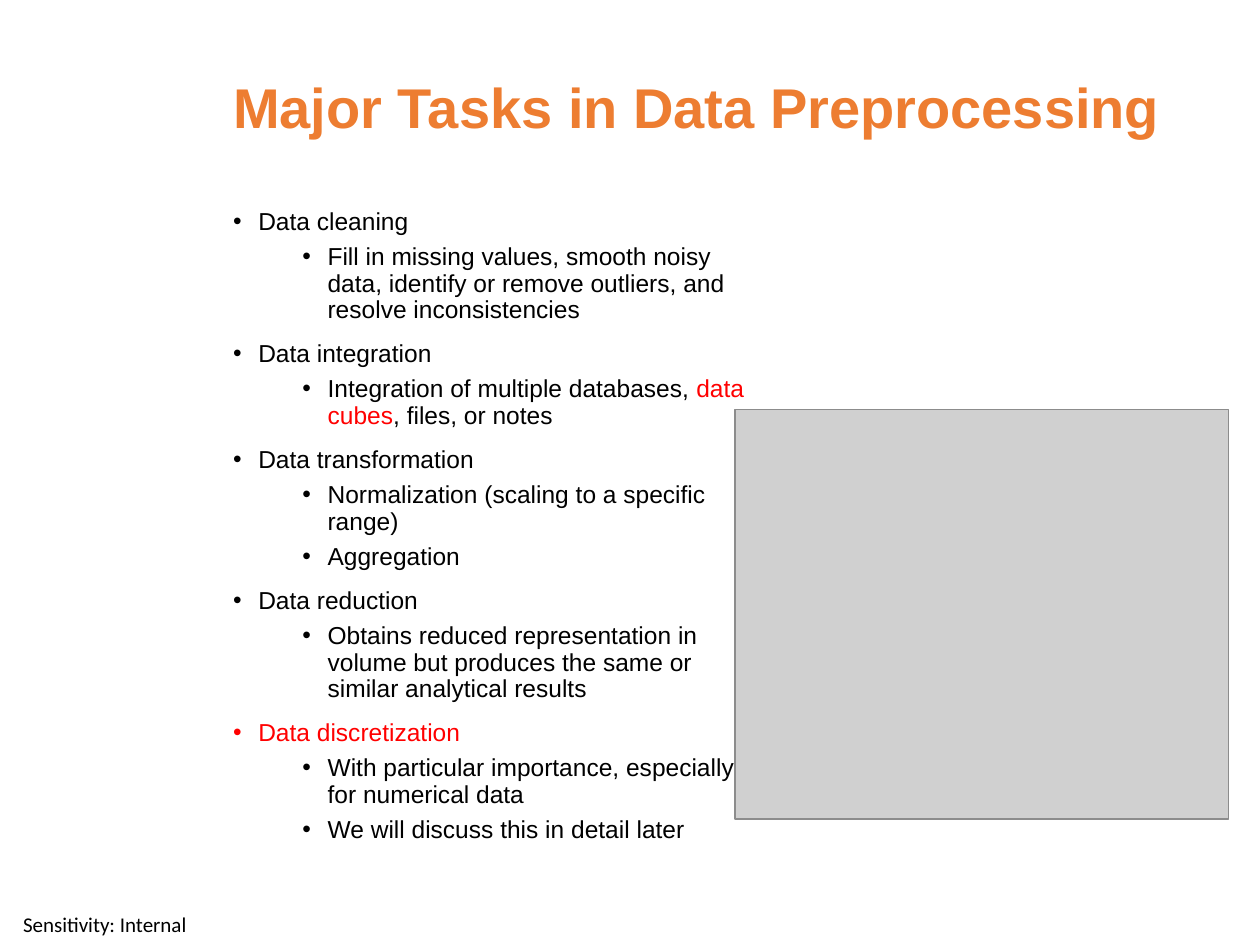
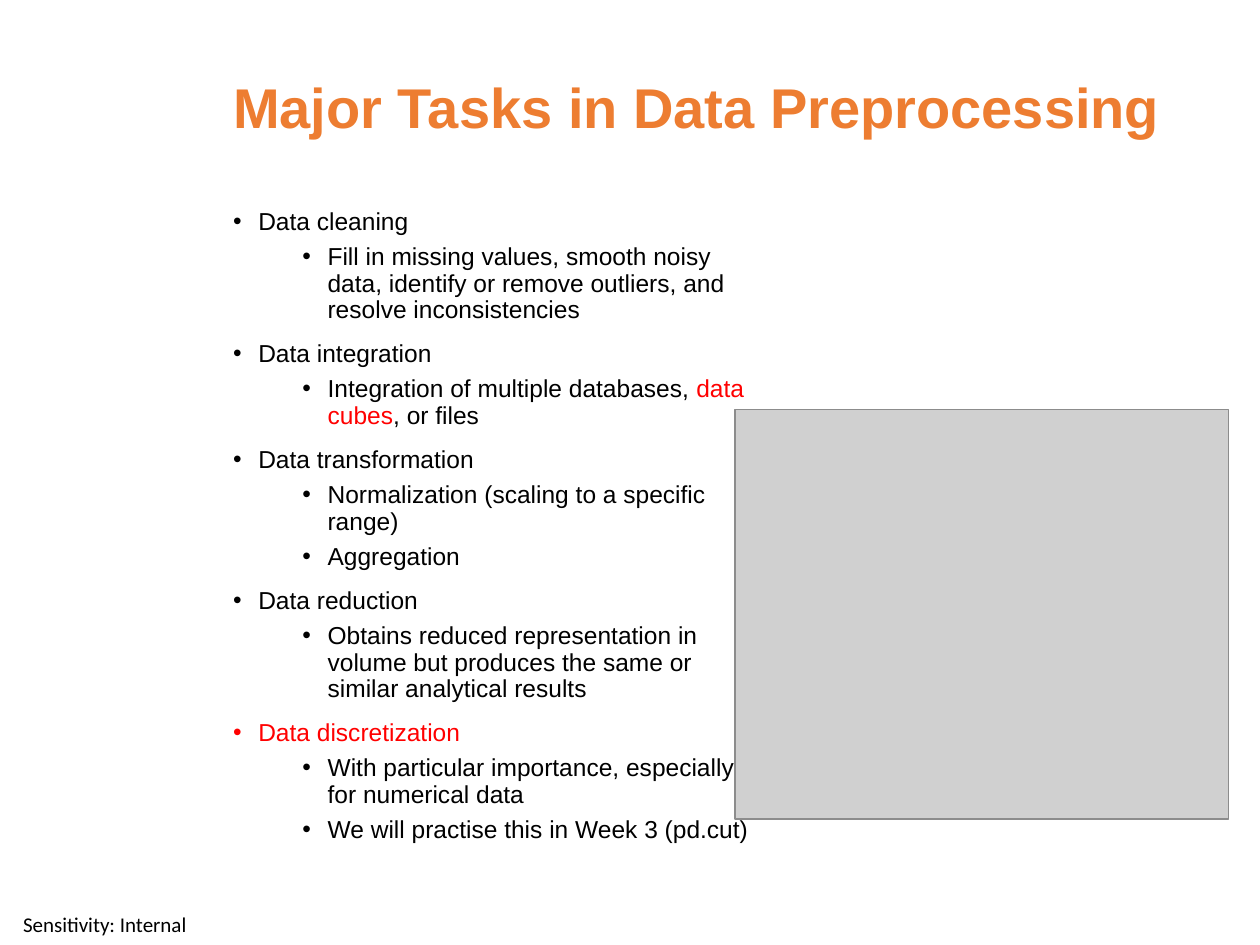
Before and after one commit to ctsallis/frontiers_in_ai_and_data_science, a slide deck: slide 5 of content/Lectures/Semester 1/Week 2/1 Lecture/1.2 Data Preprocessing (Lecture).pptx. Drawn at 1260x945 pixels with LibreOffice and Linux fonts; fonts in the diff are those of the drawing; grey boxes stand for pictures; background and template pictures are left out. Boxes give left, top, right and bottom in pixels: in the first picture for what was removed or moved away, otherwise in the second. Text is boxed around its words. In the diff, an @@ line names an element or a change of style, - is before the commit and + after.

```diff
--- a/content/Lectures/Semester 1/Week 2/1 Lecture/1.2 Data Preprocessing (Lecture).pptx
+++ b/content/Lectures/Semester 1/Week 2/1 Lecture/1.2 Data Preprocessing (Lecture).pptx
@@ text at (328,379,744,427): text changed @@
-  • Integration of multiple databases, data cubes, files, or notes
+  • Integration of multiple databases, data cubes, or files
@@ text at (328,818,748,843): text changed @@
-  • We will discuss this in detail later
+  • We will practise this in Week 3 (pd.cut)
```
Also in this commit, not shown: 3 other slides changed, 2 other files.
